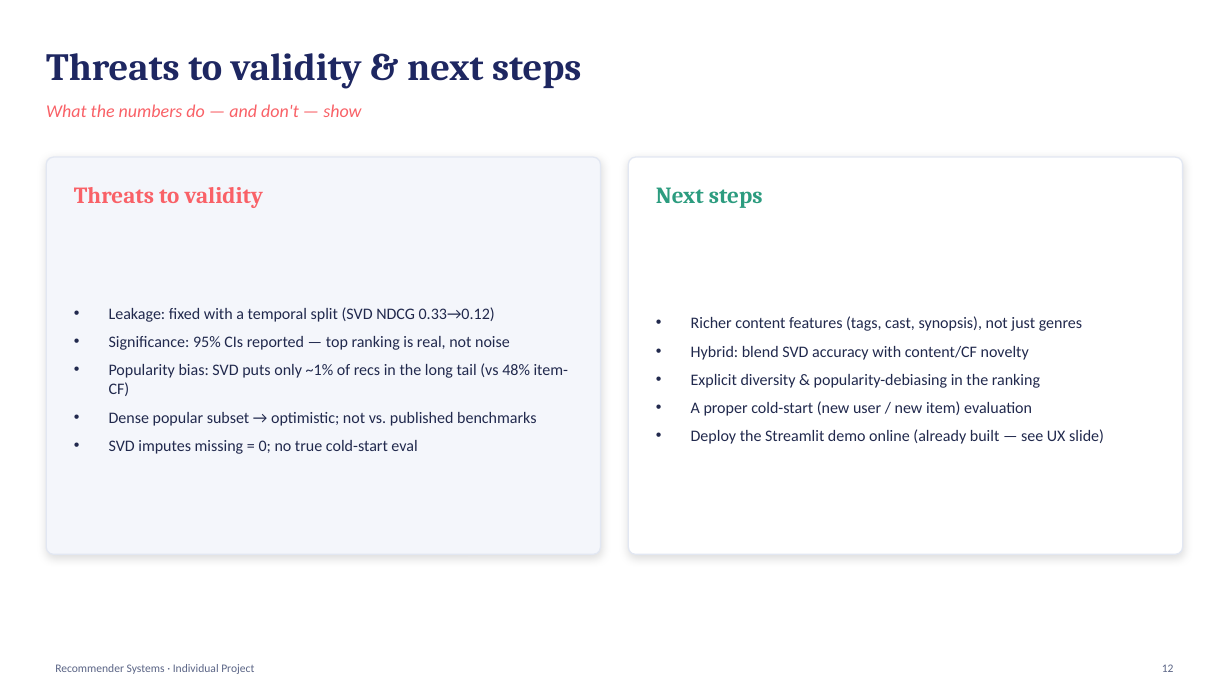
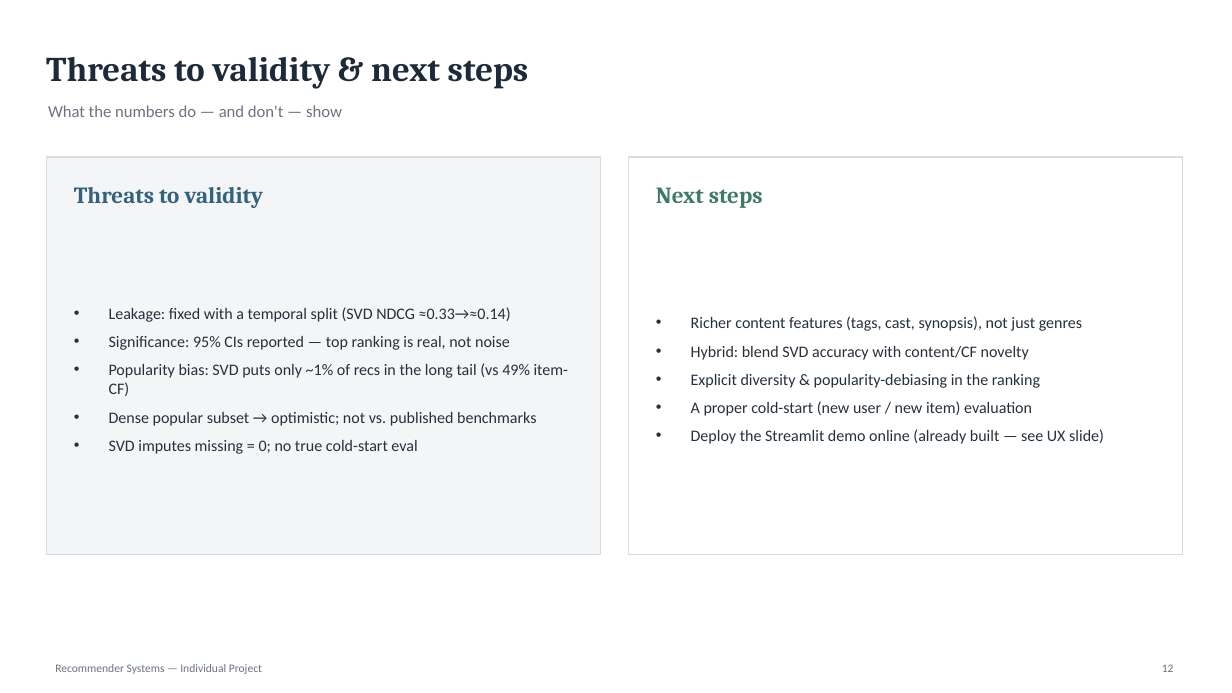
Before and after one commit to francescopolimeni05-cmd/MovieRec, a slide deck: slide 12 of Recommender_Systems_Project.pptx. Drawn at 1232x693 pixels with LibreOffice and Linux fonts; fonts in the diff are those of the drawing. Boxes give left, top, right and bottom in pixels: in the first picture for what was removed or moved away, otherwise in the second. Text is boxed around its words. In the diff, an @@ line names an element or a change of style, - is before the commit and + after.

Commit message:
Final submission: README with live demo, restyled slides + PDF

```diff
--- a/Recommender_Systems_Project.pptx
+++ b/Recommender_Systems_Project.pptx
@@ text "Threats to validity & next ..." at [46, 57, 529, 89]: size 30 to 27 pt, text colour #1E2761 to #1C2A3A @@
@@ text "What the numbers do — ..." at [48, 105, 342, 117]: size 14 to 13 pt, text colour #F96167 to #6B7480, italic off @@
@@ rectangle at [46, 157, 601, 555]: rounded rectangle to rectangle; fill #F4F6FB to #F4F5F7; outline #E2E7F2 1 pt to #D7DCE3 1 pt; shadow off @@
@@ text "Threats to validity" at [74, 187, 264, 208]: text colour #F96167 to #33617E @@
@@ rectangle at [628, 157, 1183, 555]: rounded rectangle to rectangle; outline #E2E7F2 1 pt to #D7DCE3 1 pt; shadow off @@
@@ text "Next steps" at [656, 187, 763, 208]: text colour #2C9C7F to #3F7A66 @@
@@ text "Richer content features (tags, cast, ..." at [691, 316, 1104, 444]: text colour #21294D to #26303B @@
@@ text at [109, 307, 511, 322]: text changed; text colour #21294D to #26303B @@
-• Leakage: fixed with a temporal split (SVD NDCG 0.33→0.12)
+• Leakage: fixed with a temporal split (SVD NDCG ≈0.33→≈0.14)
@@ text at [109, 336, 536, 454]: text colour #21294D to #26303B in "Significance: 95% CIs reported — top ranking ...", "Dense popular subset → optimistic; not vs. ...", "SVD imputes missing = 0; no true ..." @@
@@ text at [109, 363, 569, 396]: text changed; text colour #21294D to #26303B @@
-• Popularity bias: SVD puts only ~1% of recs in the long tail (vs 48% item-CF)
+• Popularity bias: SVD puts only ~1% of recs in the long tail (vs 49% item-CF)
@@ text at [55, 664, 262, 674]: text changed; text colour #5B6586 to #6B7480 @@
-Recommender Systems · Individual Project
+Recommender Systems — Individual Project
```
Also in this commit, not shown: 12 other slides changed, 11 other files.
